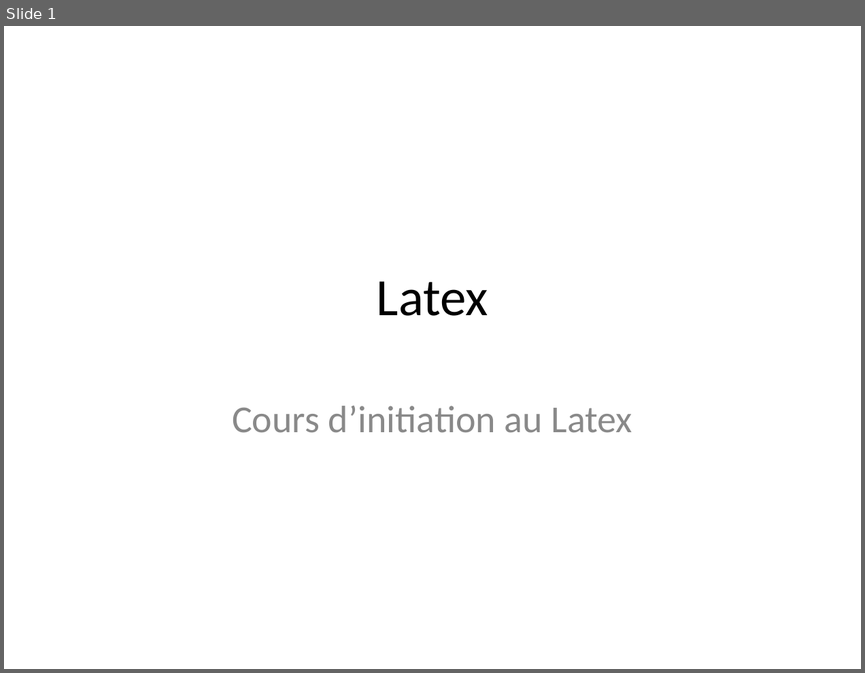
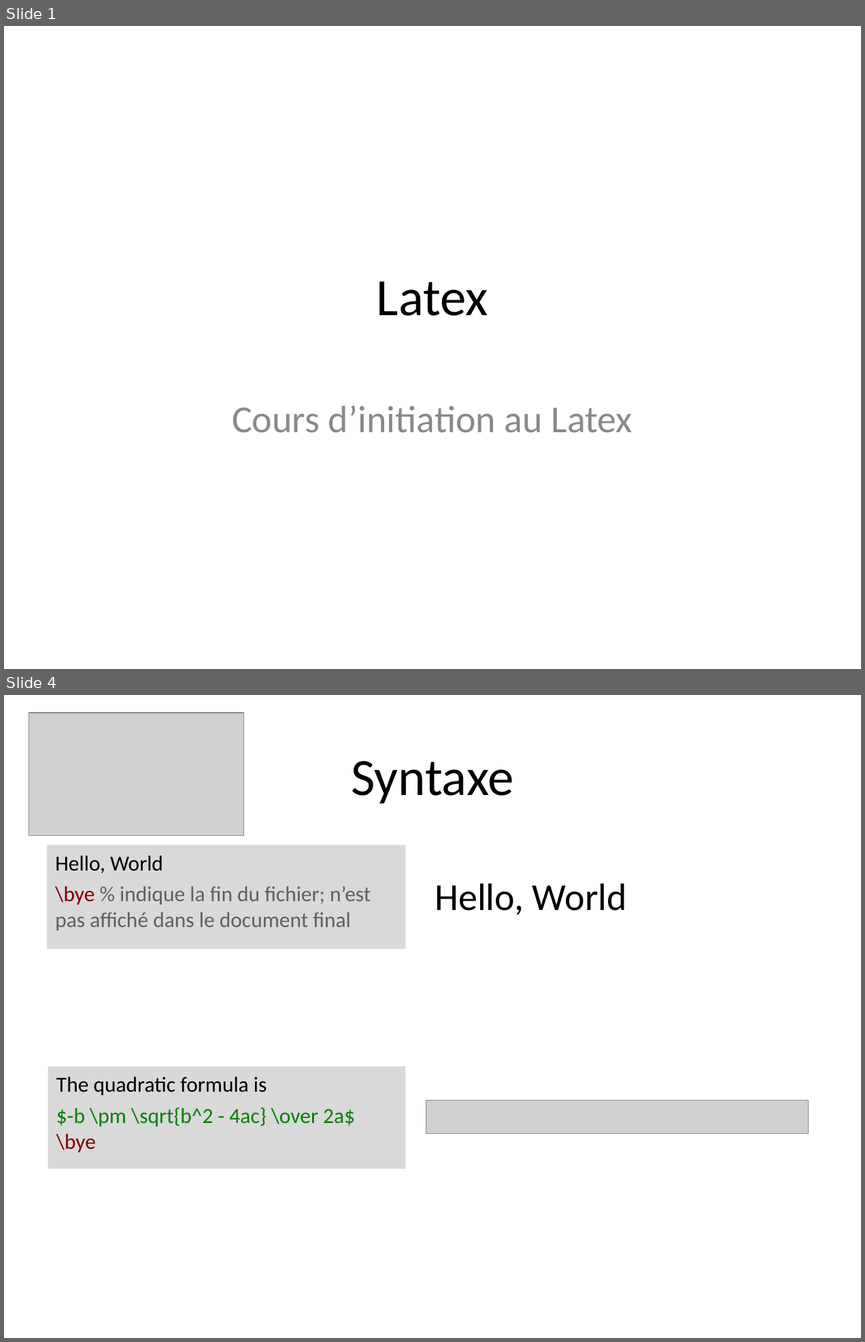
Before and after one commit to MC-Course/LaTeX, a slide deck: Cours 1/Latex.ppt. Shown one above the other, each under a label of ours: slide 1 before the commit, slides 1 and 4 after it; the slides between them are not shown. The pictures are 865x673 and 865x1342 pixels, drawn with LibreOffice and Linux fonts; fonts in the diff are those of the drawing; grey boxes stand for pictures. Boxes give left, top, right and bottom in pixels: in the first picture for what was removed or moved away, otherwise in the second. Text is boxed around its words. In the diff, an @@ line names an element or a change of style, - is before the commit and + after.

```diff
--- a/Cours 1/Latex.ppt
+++ b/Cours 1/Latex.ppt
@@ slide 4 added at (4, 695, 861, 1338), background #FFFFFF @@
@@ picture added at (29, 713, 243, 836) @@
@@ title added at (351, 761, 514, 804), 44 pt, text #000000 @@
+Syntaxe
@@ rectangle added at (47, 845, 406, 949), fill #D9D9D9, 18 pt, text #606060 @@
+Hello, World
+\bye % indique la fin du fichier; n’est pas affiché dans le document final
@@ text added at (434, 883, 627, 915), 32 pt, text #000000 @@
+Hello, World
@@ rectangle added at (48, 1066, 405, 1169), fill #D9D9D9, 18 pt, text #008000 @@
+The quadratic formula is
+$-b \pm \sqrt{b^2 - 4ac} \over 2a$
+\bye
@@ picture added at (426, 1100, 808, 1133) @@
```
Also in this commit, not shown: 8 other slides added, 1 slide removed, 8 other files.
